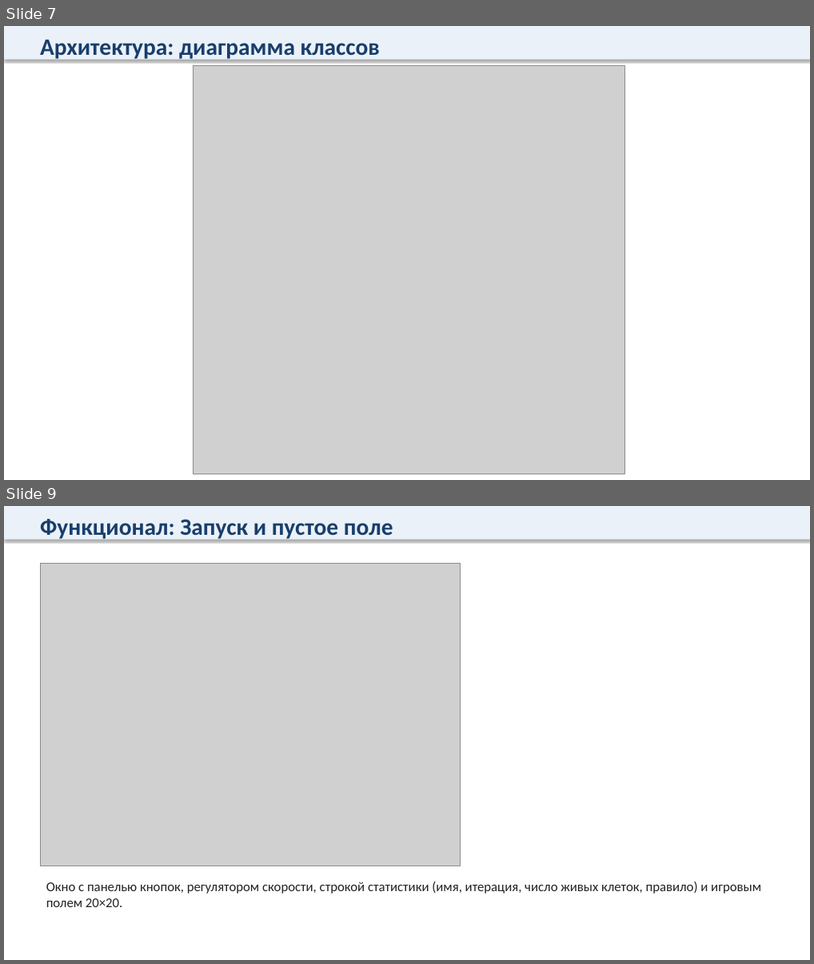
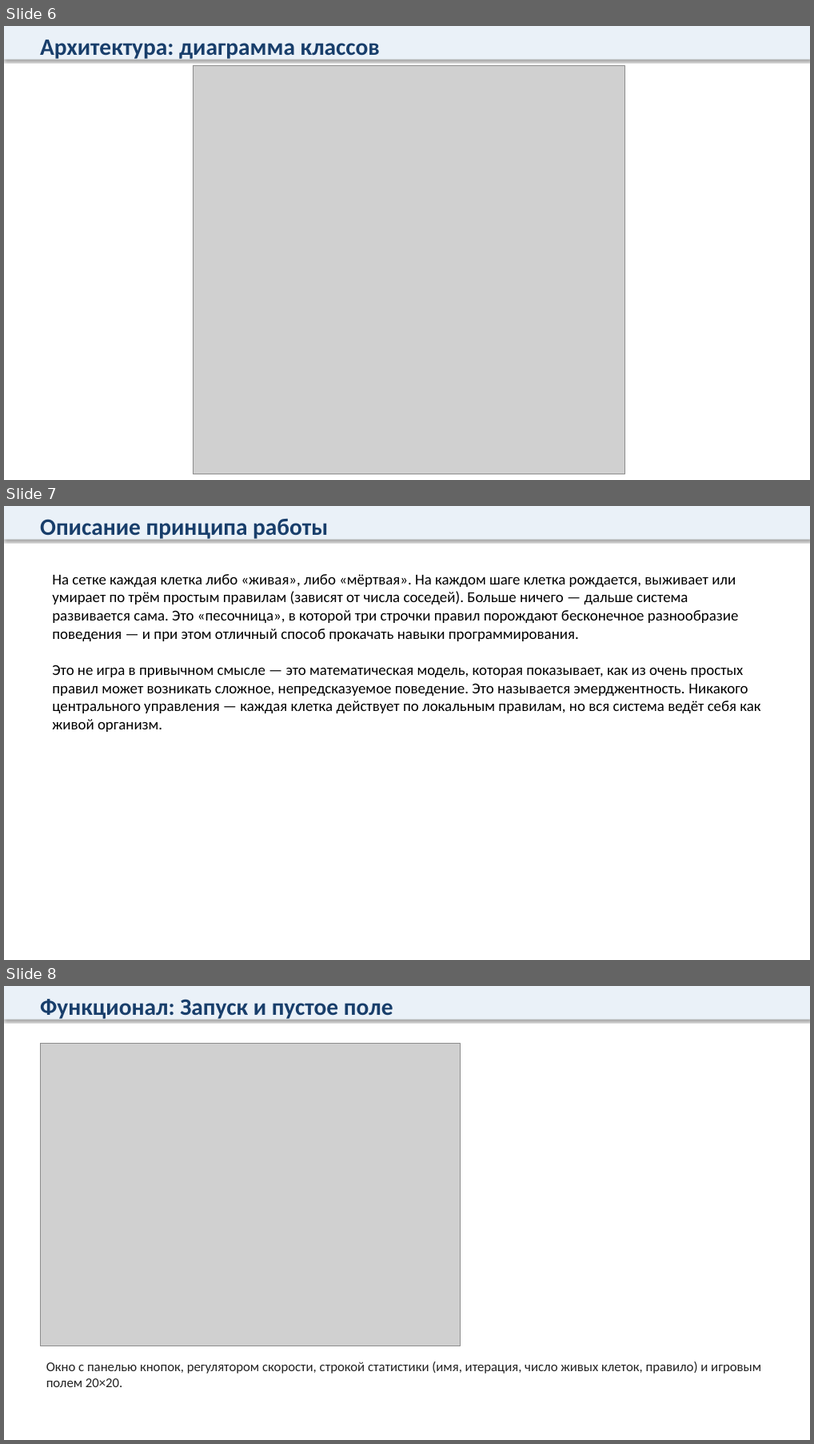
Before and after one commit to Dizrane/gamelife, a slide deck: docs/Презентация.pptx. Shown one above the other, each under a label of ours: slides 7 and 9 before the commit, slides 6, 7 and 8 after it; the slides between them are not shown. The pictures are 814x964 and 814x1444 pixels, drawn with LibreOffice and Linux fonts; fonts in the diff are those of the drawing; grey boxes stand for pictures. Boxes give left, top, right and bottom in pixels: in the first picture for what was removed or moved away, otherwise in the second. Text is boxed around its words. In the diff, an @@ line names an element or a change of style, - is before the commit and + after.

```diff
--- a/docs/Презентация.pptx
+++ b/docs/Презентация.pptx
@@ slide 7 added at (4, 506, 810, 960), background #FFFFFF @@
@@ rectangle added at (4, 506, 810, 540), fill #EAF1F8 @@
@@ text added at (40, 519, 328, 541), 28 pt, text #183E6B, bold @@
+Описание принципа работы
@@ text added at (52, 574, 761, 732), 18 pt, text #000000 @@
+На сетке каждая клетка либо «живая», либо «мёртвая». На каждом шаге клетка рождается, выживает или умирает по трём простым правилам (зависят от числа соседей). Больше ничего — дальше система развивается сама. Это «песочница», в которой три строчки правил порождают бесконечное разнообразие поведения — и при этом отличный способ прокачать навыки программирования.
+Это не игра в привычном смысле — это математическая модель, которая показывает, как из очень простых правил может возникать сложное, непредсказуемое поведение. Это называется эмерджентность. Никакого центрального управления — каждая клетка действует по локальным правилам, но вся система ведёт себя как живой организм.
@@ what was slide 7 is now slide 6 @@
@@ what was slide 9 is now slide 8 @@
```
Also in this commit, not shown: 3 slides changed, 2 slides removed.
